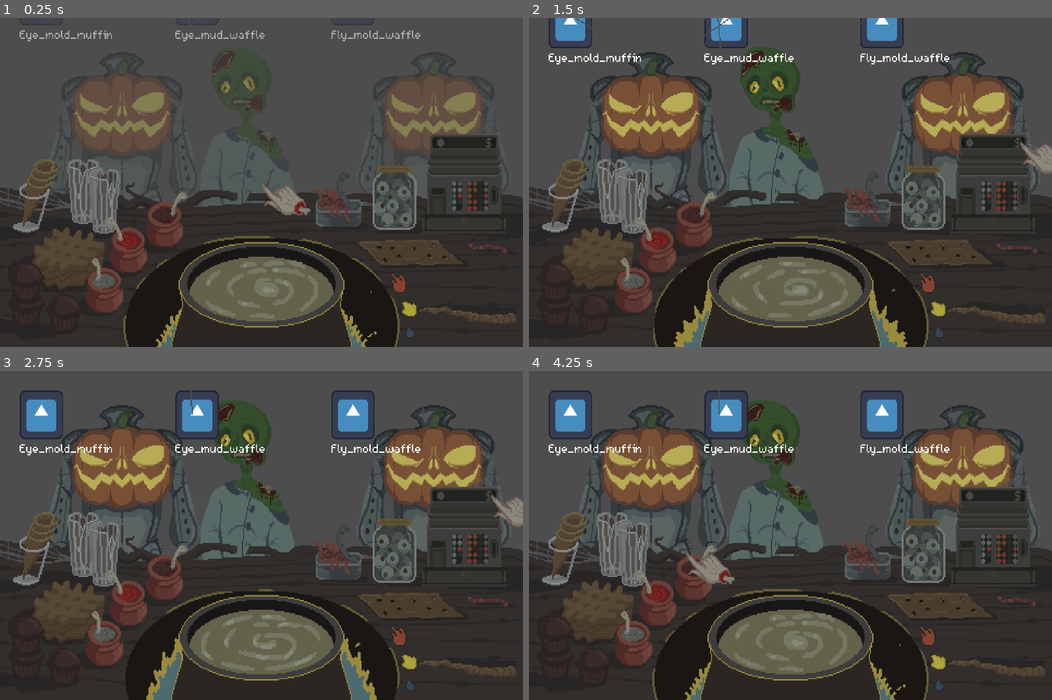
Above: before the commit, frames 1-4 (two rows, left to right).
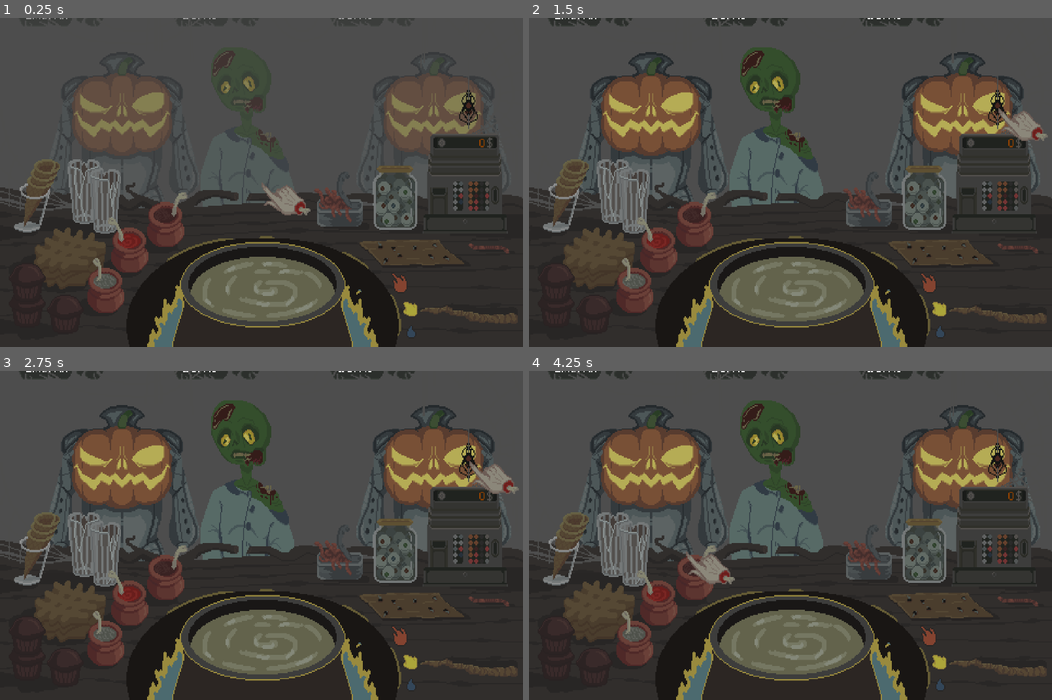
Above: after the commit, the same moments.

Repository: KiberDimon/OurTvorenie
Game: Godot game, scene res://scenes/main.tscn
The game is run twice, just before and just after one commit, with the same random seed, the same clock (stepped at 60 frames per second) and the same inputs. The engine's default icon, where the game draws it, is replaced by a stand-in: a white triangle on a blue panel in a dark square.
Inputs (mouse positions are in pixels of both pictures, inside the frame that each line leads up to; where the layout moved, square brackets give the same spot in the first picture):
- Up to frame 1 (0.25 s): no input
- Up to frame 2 (1.5 s): click (999, 106) [1020, 139] at 0.5 s; click (999, 106) [1020, 139] at 1.25 s
- Up to frame 3 (2.75 s): click (470, 459) [491, 492] at 2 s
- Up to frame 4 (4.25 s): move the mouse to (905, 519) at 2.77 s; move the mouse to (685, 551) at 3.52 s

The runs differ from the first frame. In frame 1, 4.9% of the frame differs, in the area x 0-99%, y 0-100%; in frame 2, 7.1%; in frame 3, 7.4%; in frame 4, 7.7%.

Commit message:
Анимация готового десерта + карточек заказов

Diff:
--- a/audio/default_bus_layout.tres
+++ b/audio/default_bus_layout.tres
@@ -12,7 +12,7 @@
 bus/2/solo = false
 bus/2/mute = false
 bus/2/bypass_fx = false
-bus/2/volume_db = -1.6770096
+bus/2/volume_db = 0.0
 bus/2/send = &"Master"
 bus/3/name = &"UI"
 bus/3/solo = false
--- a/project.godot
+++ b/project.godot
@@ -36,7 +36,7 @@
 
 [gui]
 
-timers/tooltip_delay_sec=0.1
+timers/tooltip_delay_sec=0.05
 theme/default_font_antialiasing=0
 theme/custom_font="uid://ck1fk0264axwf"
 
--- a/scenes/guest_slot.tscn
+++ b/scenes/guest_slot.tscn
@@ -1,8 +1,14 @@
 [gd_scene format=3 uid="uid://c0tvswio13s16"]
 
 [ext_resource type="Script" uid="uid://brfaid82c8vs" path="res://scripts/guest_slot.gd" id="1_2hnih"]
+[ext_resource type="Texture2D" uid="uid://dnsbw8hdg83ow" path="res://assets/Карточки и паук.png" id="2_yqct6"]
+
+[sub_resource type="AtlasTexture" id="AtlasTexture_0qvxq"]
+atlas = ExtResource("2_yqct6")
+region = Rect2(0, 0, 91, 205)
 
 [node name="GuestSlot" type="Control" unique_id=301341932]
+z_index = -1
 layout_mode = 3
 anchors_preset = 15
 anchor_right = 1.0
@@ -27,17 +33,31 @@
 offset_right = 40.0
 offset_bottom = 40.0
 
-[node name="OrderIcon" type="TextureRect" parent="." unique_id=1734960923]
+[node name="OrderCard" type="Control" parent="." unique_id=1395000088]
+anchors_preset = 0
+offset_right = 40.0
+offset_bottom = 40.0
+
+[node name="OrderCard" type="TextureRect" parent="OrderCard" unique_id=1123157756]
 layout_mode = 0
-offset_left = -22.0
-offset_right = 18.0
-offset_bottom = 40.0
+offset_left = -36.0
+offset_top = -139.0
+offset_right = 55.0
+offset_bottom = 66.0
+texture = SubResource("AtlasTexture_0qvxq")
+
+[node name="OrderIcon" type="TextureRect" parent="OrderCard" unique_id=1734960923]
+layout_mode = 0
+offset_left = -9.0
+offset_top = -24.0
+offset_right = 31.0
+offset_bottom = 16.0
 expand_mode = 1
 
-[node name="OrderName" type="Label" parent="." unique_id=428579326]
-z_index = 1
+[node name="OrderLabel" type="Label" parent="OrderCard" unique_id=428579326]
 layout_mode = 0
-offset_left = -22.0
-offset_top = 40.0
-offset_right = 18.0
-offset_bottom = 63.0
+offset_left = -16.0
+offset_top = 33.0
+offset_right = 34.0
+offset_bottom = 76.0
+autowrap_mode = 3
--- a/scenes/main.tscn
+++ b/scenes/main.tscn
@@ -250,6 +250,7 @@
 [node name="MainUI" parent="." unique_id=1500070565 instance=ExtResource("51_bjg73")]
 
 [node name="Table" type="AnimatedSprite2D" parent="." unique_id=1515120844]
+z_index = -1
 position = Vector2(240, 135)
 scale = Vector2(0.99999994, 0.99999994)
 sprite_frames = SubResource("SpriteFrames_vrx01")
--- a/scenes/main_ui.tscn
+++ b/scenes/main_ui.tscn
@@ -15,6 +15,7 @@
 [ext_resource type="PackedScene" uid="uid://b63ia4ah2tngg" path="res://scenes/ingredient_card.tscn" id="10_r0apq"]
 [ext_resource type="Resource" uid="uid://ddcr68lor2b18" path="res://resources/ingredients/cream/mold_cream.tres" id="11_26nsp"]
 [ext_resource type="Script" uid="uid://8hxo61u7kwkr" path="res://scripts/guest_pool.gd" id="11_jnl7h"]
+[ext_resource type="Script" uid="uid://0mb50pa65of5" path="res://scripts/tray.gd" id="12_4yyl0"]
 [ext_resource type="Script" uid="uid://xnyy3k1u1ref" path="res://scripts/guest_data.gd" id="12_rx44x"]
 [ext_resource type="Resource" uid="uid://csm6ok0fww6ea" path="res://resources/guests/rider.tres" id="13_j03cv"]
 [ext_resource type="Resource" uid="uid://6lcj56u7ajar" path="res://resources/guests/arahno.tres" id="14_rbpqj"]
@@ -22,6 +23,11 @@
 [ext_resource type="Resource" uid="uid://b7lsv3jtrhxgs" path="res://resources/ingredients/base/waffle_base.tres" id="15_wn4yt"]
 [ext_resource type="Resource" uid="uid://108cqji8i2p0" path="res://resources/guests/zombie.tres" id="16_tshsl"]
 [ext_resource type="Resource" uid="uid://0bvn2q0byoxn" path="res://resources/guests/shkelet.tres" id="17_1t7kk"]
+[ext_resource type="Texture2D" uid="uid://dnsbw8hdg83ow" path="res://assets/Карточки и паук.png" id="24_wn4yt"]
+
+[sub_resource type="AtlasTexture" id="AtlasTexture_32s7f"]
+atlas = ExtResource("24_wn4yt")
+region = Rect2(92, 0, 17, 202)
 
 [node name="MainUI" type="Control" unique_id=1500070565]
 layout_mode = 3
@@ -64,12 +70,12 @@
 theme_override_constants/separation = 143
 
 [node name="Tray" type="Control" parent="." unique_id=1960852670]
-z_index = 1
 anchors_preset = 0
 offset_left = 220.0
-offset_top = 138.0
+offset_top = 168.0
 offset_right = 260.0
-offset_bottom = 178.0
+offset_bottom = 208.0
+script = ExtResource("12_4yyl0")
 
 [node name="IngredientList" type="Control" parent="." unique_id=183196154]
 anchors_preset = 0
@@ -170,9 +176,9 @@
 
 [node name="CocktailBase" parent="IngredientList/BaseCards" unique_id=398732684 instance=ExtResource("10_r0apq")]
 layout_mode = 0
-offset_left = 73.0
+offset_left = 70.0
 offset_top = 68.00001
-offset_right = 113.0
+offset_right = 114.53925
 offset_bottom = 108.00001
 scale = Vector2(1.1226054, 1.4538015)
 tooltip_text = "Glasses"
@@ -181,9 +187,9 @@
 [node name="CornetBase" parent="IngredientList/BaseCards" unique_id=1688859407 instance=ExtResource("10_r0apq")]
 layout_mode = 0
 offset_left = 22.0
-offset_top = 74.0
+offset_top = 72.0
 offset_right = 62.0
-offset_bottom = 114.0
+offset_bottom = 113.431015
 scale = Vector2(1.0469915, 1.3976116)
 tooltip_text = "Cornets"
 ingredient = ExtResource("5_bn1ek")
@@ -193,25 +199,30 @@
 offset_left = 48.000004
 offset_top = 130.0
 offset_right = 88.0
-offset_bottom = 170.0
+offset_bottom = 175.98726
 scale = Vector2(1.1653568, 0.7828255)
 tooltip_text = "Waffles"
 ingredient = ExtResource("15_wn4yt")
 
 [node name="MoneyLabel" type="Label" parent="." unique_id=1536379922]
 modulate = Color(0.5764706, 0.2627451, 0.003921569, 1)
-z_index = 1
 layout_mode = 0
 offset_left = 406.0
 offset_top = 95.0
 offset_right = 446.0
 offset_bottom = 108.0
+text = "0"
 horizontal_alignment = 2
 vertical_alignment = 1
 
 [node name="ToggleOrdersButton" type="Button" parent="." unique_id=389624870]
 layout_mode = 0
-offset_left = 447.0
-offset_top = 97.0
-offset_right = 455.0
-offset_bottom = 105.0
+offset_left = 422.0
+offset_top = 62.0
+offset_right = 439.0
+offset_bottom = 86.0
+flat = true
+
+[node name="SpiderSprite" type="Sprite2D" parent="ToggleOrdersButton" unique_id=749538224]
+position = Vector2(8, -72)
+texture = SubResource("AtlasTexture_32s7f")
--- a/scripts/dessert_item.gd
+++ b/scripts/dessert_item.gd
@@ -19,9 +19,9 @@
 		icon.texture = dessert_result.texture
 	if dessert_result and name_label:
 		name_label.text = dessert_result.display_name
-	#print(dessert_result)
+	print(dessert_result)
 
-# Настройка, если создаём динамически и не используем сеттер
+
 func setup(result: DessertResult):
 	dessert_result = result
 	update_display()
@@ -34,7 +34,7 @@
 	var preview = TextureRect.new()
 	preview.texture = dessert_result.texture
 	preview.expand_mode = TextureRect.EXPAND_IGNORE_SIZE
-	preview.custom_minimum_size = Vector2(40, 40)
+	preview.custom_minimum_size = Vector2(80, 80)
 	set_drag_preview(preview)
 
 	# Возвращаем словарь с самим объектом DessertItem,
--- a/scripts/guest_slot.gd
+++ b/scripts/guest_slot.gd
@@ -11,36 +11,33 @@
 var is_interactable: bool = false
 var order_visible: bool = false
 
+@onready var order_card: Control = $OrderCard
+@onready var order_icon: TextureRect = $OrderCard/OrderIcon
+@onready var order_label: Label = $OrderCard/OrderLabel
+@onready var guest_name: Label = $GuestName
 @onready var portrait: TextureRect = $Portrait
-@onready var order_icon: TextureRect = $OrderIcon
-@onready var order_label: Label = $OrderName
-@onready var guest_name: Label = $GuestName
 
 var _order_visible_y: float
 var _order_hidden_y: float
-var _order_visible_y_label: float
-var _order_hidden_y_label: float
+
 
 func _ready():
 	modulate = Color(1, 1, 1, 0)
 	mouse_filter = Control.MOUSE_FILTER_IGNORE
 
 	# Позиция "показано"
-	_order_visible_y = order_icon.position.y
-	_order_visible_y_label = order_label.position.y
+	_order_visible_y = order_card.position.y
 
 	# Позиция "спрятано" — над верхним краем
-	_order_hidden_y = -order_icon.size.y - 10
-	_order_hidden_y_label = _order_hidden_y + (_order_visible_y_label - _order_visible_y)
+	_order_hidden_y = -order_card.size.y - 35
 
 	# Сразу прячем
-	order_icon.position.y = _order_hidden_y
-	order_label.position.y = _order_hidden_y_label
+	order_card.position.y = _order_hidden_y
+
 
 func setup(guest: GuestData, dessert: DessertResult):
 	guest_data = guest
 	ordered_dessert = dessert
-
 	portrait.texture = guest.texture
 	order_icon.texture = dessert.texture
 	order_label.text = dessert.display_name
@@ -70,8 +67,8 @@
 
 	var tween = create_tween().set_parallel(true)
 	tween.set_ease(Tween.EASE_OUT)
-	tween.tween_property(order_icon, "position:y", _order_visible_y, duration)
-	tween.tween_property(order_label, "position:y", _order_visible_y_label, duration)
+	tween.tween_property(order_card, "position:y", _order_visible_y, duration)
+
 
 func hide_order(duration: float = 0.3):
 	if not order_visible:
@@ -80,8 +77,8 @@
 
 	var tween = create_tween().set_parallel(true)
 	tween.set_ease(Tween.EASE_IN)
-	tween.tween_property(order_icon, "position:y", _order_hidden_y, duration)
-	tween.tween_property(order_label, "position:y", _order_hidden_y_label, duration)
+	tween.tween_property(order_card, "position:y", _order_hidden_y, duration)
+
 
 func _on_appearance_finished():
 	is_interactable = true
@@ -104,10 +101,10 @@
 	hide_order(0.2)
 
 	var item: DessertItem = data["dessert_item"]
-	var correct = ordered_dessert == item.dessert_result
+	if item.get_parent() and item.get_parent() is Tray:
+		item.get_parent().remove_dessert(item)
 
-	if item.get_parent():
-		item.get_parent().remove_child(item)
 	item.queue_free()
 
+	var correct = ordered_dessert == item.dessert_result
 	queue_manager._on_guest_served(self, correct)
--- a/scripts/main_ui.gd
+++ b/scripts/main_ui.gd
@@ -5,7 +5,7 @@
 @onready var base_cards = $IngredientList/BaseCards
 @onready var cream_cards = $IngredientList/CreamCards
 @onready var topping_cards = $IngredientList/ToppingCards
-@onready var tray: Control = $Tray
+@onready var tray: Tray = $Tray
 @onready var queue_manager: QueueManager = $QueueManager
 @onready var money_label: Label = $MoneyLabel
 @onready var toggle_orders_button: Button = $ToggleOrdersButton
@@ -47,6 +47,7 @@
 	var item: DessertItem = dessert_scene.instantiate()
 	item.setup(result)
 	tray.add_child(item)
+	tray.add_dessert(item)
 
 func _on_cauldron_cleared():
 	# Разблокируем все карточки для следующего приготовления
--- /dev/null
+++ b/scripts/tray.gd
@@ -0,0 +1,62 @@
+# Tray.gd (или скрипт твоего контейнера-подноса)
+class_name Tray
+extends Control
+
+var _float_tween: Tween = null
+var _original_position: Vector2
+var _is_floating: bool = false
+
+func _ready():
+	_original_position = position
+
+func _process(delta: float) -> void:
+	if _is_floating == false:
+		visible = false
+	else:
+		visible = true
+
+func start_floating():
+	if _is_floating:
+		return
+	_is_floating = true
+
+	# Лёгкий подъём
+	var rise_tween = create_tween()
+	rise_tween.set_ease(Tween.EASE_OUT)
+	rise_tween.tween_property(self, "position:y", _original_position.y - 15, 0.3)
+
+	# После подъёма — бесконечное покачивание
+	rise_tween.tween_callback(_begin_levitation)
+
+func _begin_levitation():
+	_float_tween = create_tween().set_loops()
+	_float_tween.set_ease(Tween.EASE_IN_OUT)
+	_float_tween.set_trans(Tween.TRANS_SINE)
+	_float_tween.tween_property(self, "position:y", position.y - 8, 0.7)
+	_float_tween.tween_property(self, "position:y", position.y + 8, 0.7)
+
+func stop_floating():
+	if not _is_floating:
+		return
+	_is_floating = false
+
+	if _float_tween:
+		_float_tween.kill()
+		_float_tween = null
+
+	# Плавный возврат на место
+	var tween = create_tween()
+	tween.set_ease(Tween.EASE_IN)
+	tween.tween_property(self, "position:y", _original_position.y, 0.3)
+
+func add_dessert(item: DessertItem):
+	# Запускаем эффект!
+	start_floating()
+
+func remove_dessert(item: DessertItem):
+	remove_child(item)
+
+
+	# Если поднос опустел — убираем левитацию
+	if get_child_count() == 0:
+		stop_floating()
Renamed: audio/audio_manager.gd -> scripts/audio_manager.gd
Renamed: audio/audio_manager.gd.uid -> scripts/audio_manager.gd.uid
Not shown, added: scripts/tray.gd.uid
